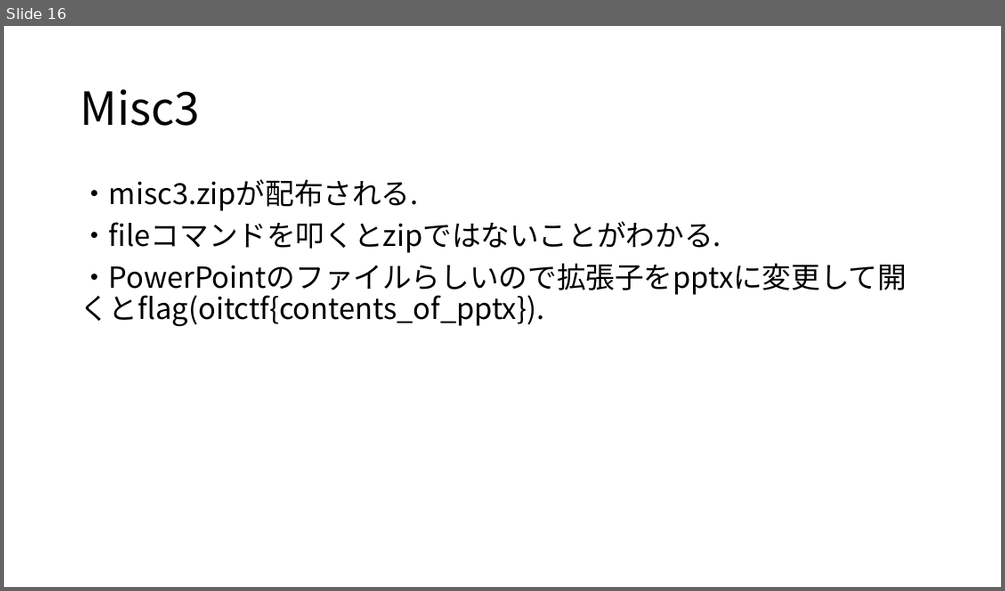
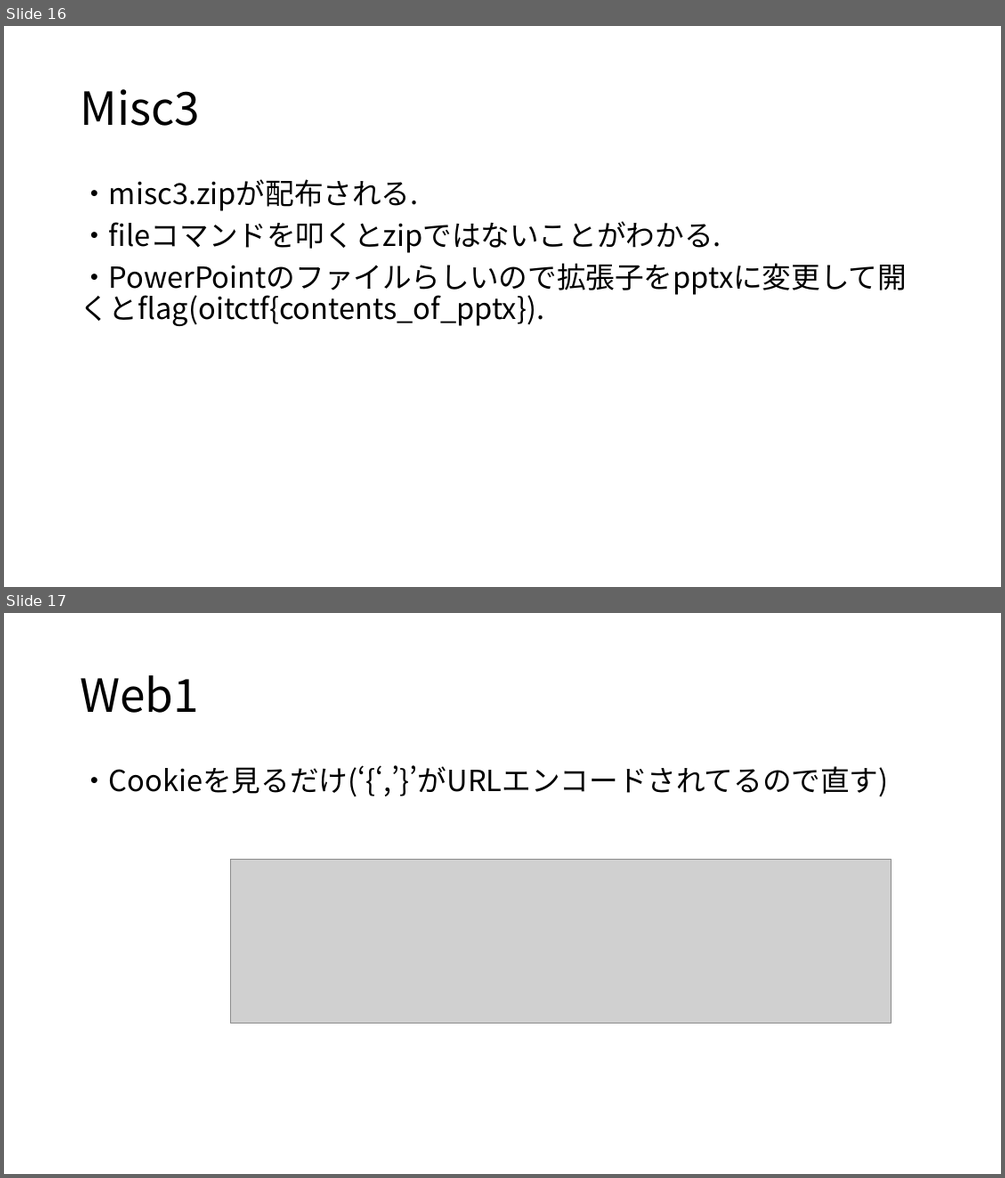
Before and after one commit to narupi/OITBeginnersCTF, a slide deck: Writeup.pptx. Shown one above the other, each under a label of ours: slide 16 before the commit, slides 16 and 17 after it. The pictures are 1005x591 and 1005x1178 pixels, drawn with LibreOffice and Linux fonts; fonts in the diff are those of the drawing; grey boxes stand for pictures. Boxes give left, top, right and bottom in pixels: in the first picture for what was removed or moved away, otherwise in the second. Text is boxed around its words. In the diff, an @@ line names an element or a change of style, - is before the commit and + after.

```diff
--- a/Writeup.pptx
+++ b/Writeup.pptx
@@ slide 17 added at (x1=4, y1=613, x2=1001, y2=1174), background #FFFFFF @@
@@ title added at (x1=80, y1=675, x2=199, y2=713), 44 pt, text #000000 @@
+Web1
@@ text added at (x1=80, y1=765, x2=888, y2=796), 28 pt, text #000000 @@
+・Cookieを見るだけ(‘{‘,’}’がURLエンコードされてるので直す)
@@ picture added at (x1=231, y1=859, x2=890, y2=1022) @@
```
Also in this commit, not shown: 2 other slides added, 1 slide removed, 1 other file.
